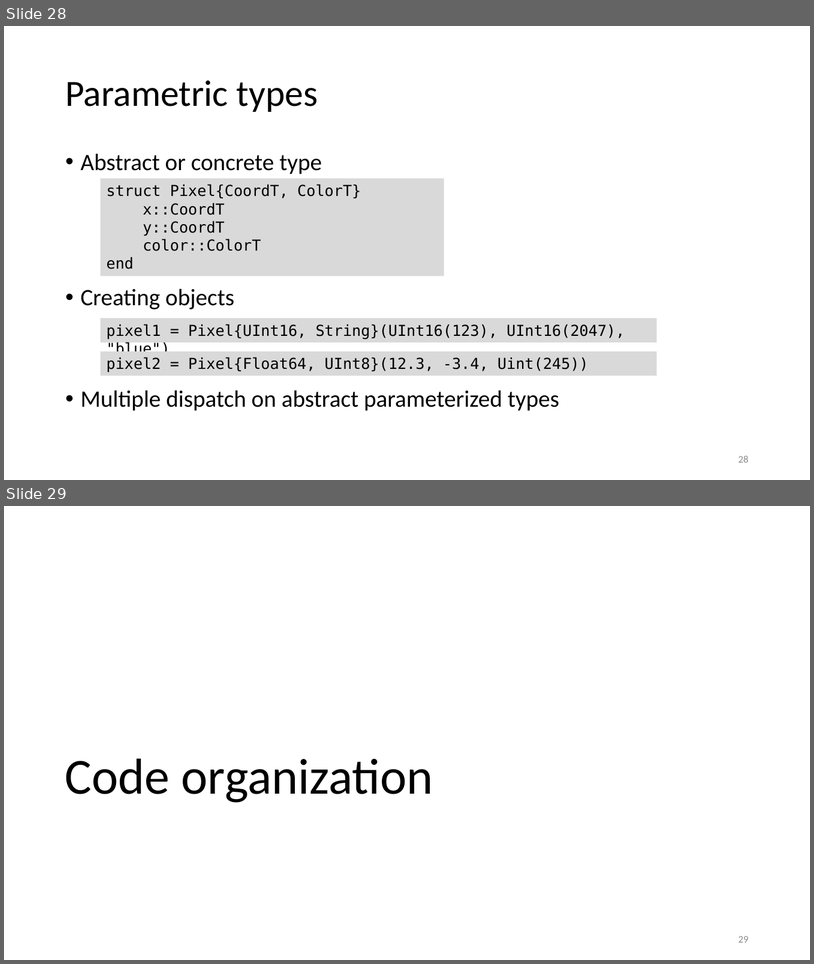
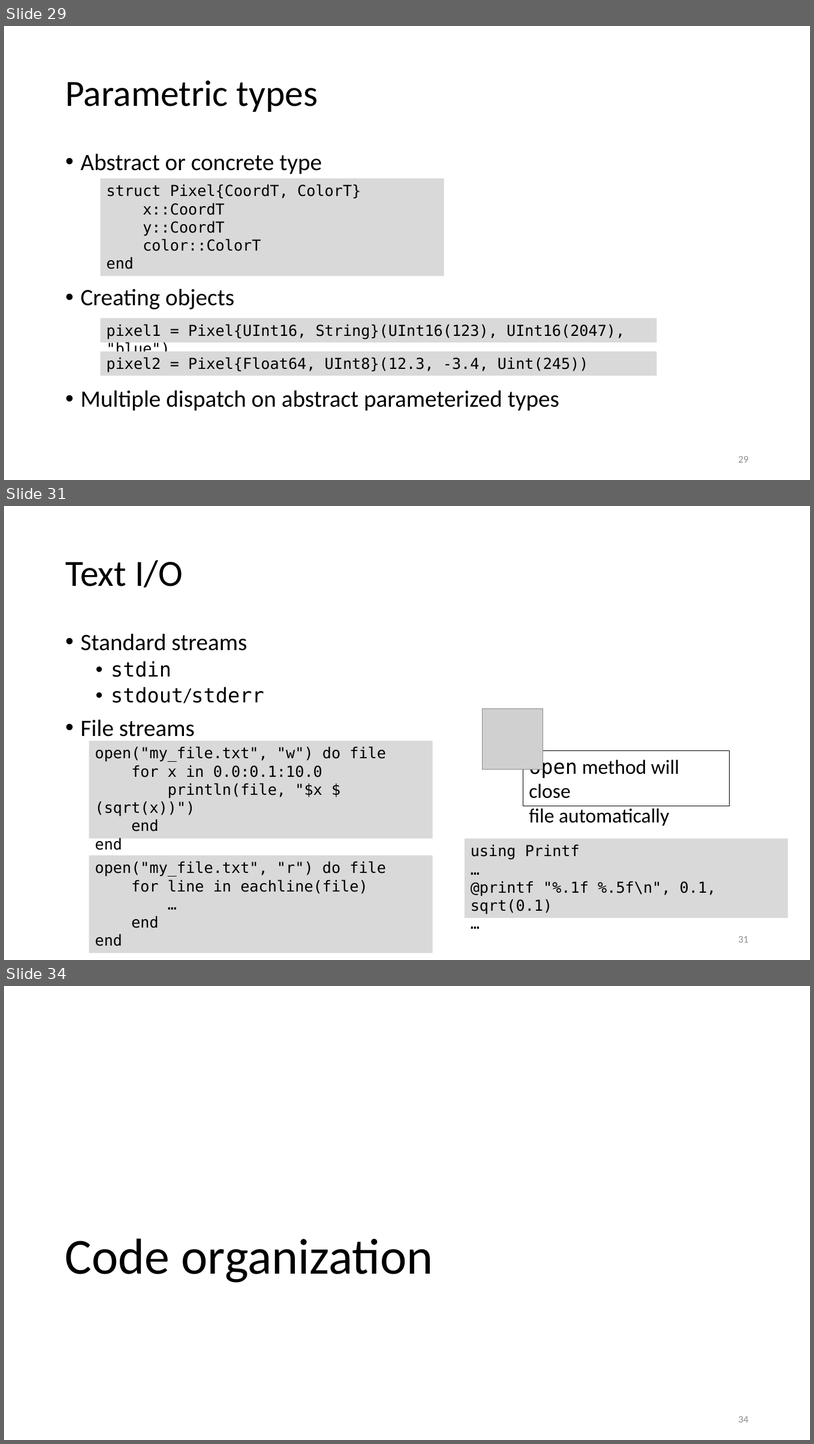
Before and after one commit to gjbex/Julia_good_bad_ugly, a slide deck: Julia,_good_back_ugly.pptx. Shown one above the other, each under a label of ours: slides 28 and 29 before the commit, slides 29, 31 and 34 after it; the slides between them are not shown. The pictures are 814x964 and 814x1444 pixels, drawn with LibreOffice and Linux fonts; fonts in the diff are those of the drawing; grey boxes stand for pictures. Boxes give left, top, right and bottom in pixels: in the first picture for what was removed or moved away, otherwise in the second. Text is boxed around its words. In the diff, an @@ line names an element or a change of style, - is before the commit and + after.

```diff
--- a/Julia,_good_back_ugly.pptx
+++ b/Julia,_good_back_ugly.pptx
@@ slide 31 added at box(4, 506, 810, 960), background #FFFFFF @@
@@ title added at box(65, 560, 183, 588), 44 pt, text #000000 @@
+Text I/O
@@ text added at box(81, 633, 264, 736), 28 pt, text #000000 @@
+• Standard streams
+  • stdin
+  • stdout/stderr
+• File streams
@@ picture added at box(483, 709, 543, 769) @@
@@ rectangle added at box(89, 741, 433, 839), fill #D9D9D9, 18 pt, text #000000 @@
+open("my_file.txt", "w") do file
+for x in 0.0:0.1:10.0
+println(file, "$x $(sqrt(x))")
+end
+end
@@ rectangle added at box(524, 751, 731, 806), outline #000000 0.75 pt, 24 pt, text #000000 @@
+open method will close
+file automatically
@@ rectangle added at box(465, 838, 789, 918), fill #D9D9D9, 18 pt, text #000000 @@
+using Printf
+…
+@printf "%.1f %.5f\n", 0.1, sqrt(0.1)
+…
@@ rectangle added at box(89, 855, 433, 953), fill #D9D9D9, 18 pt, text #000000 @@
+open("my_file.txt", "r") do file
+for line in eachline(file)
+…
+end
+end
@@ page number added at box(738, 936, 749, 942), 12 pt, text #8C8C8C @@
+31
@@ what was slide 28 is now slide 29 @@
@@ page number at box(738, 456, 749, 462): text changed @@
-28
+29
@@ what was slide 29 is now slide 34 @@
@@ page number at box(738, 1416, 749, 1422): text changed @@
-29
+34
```
Also in this commit, not shown: 4 slides changed, 8 other slides added.
